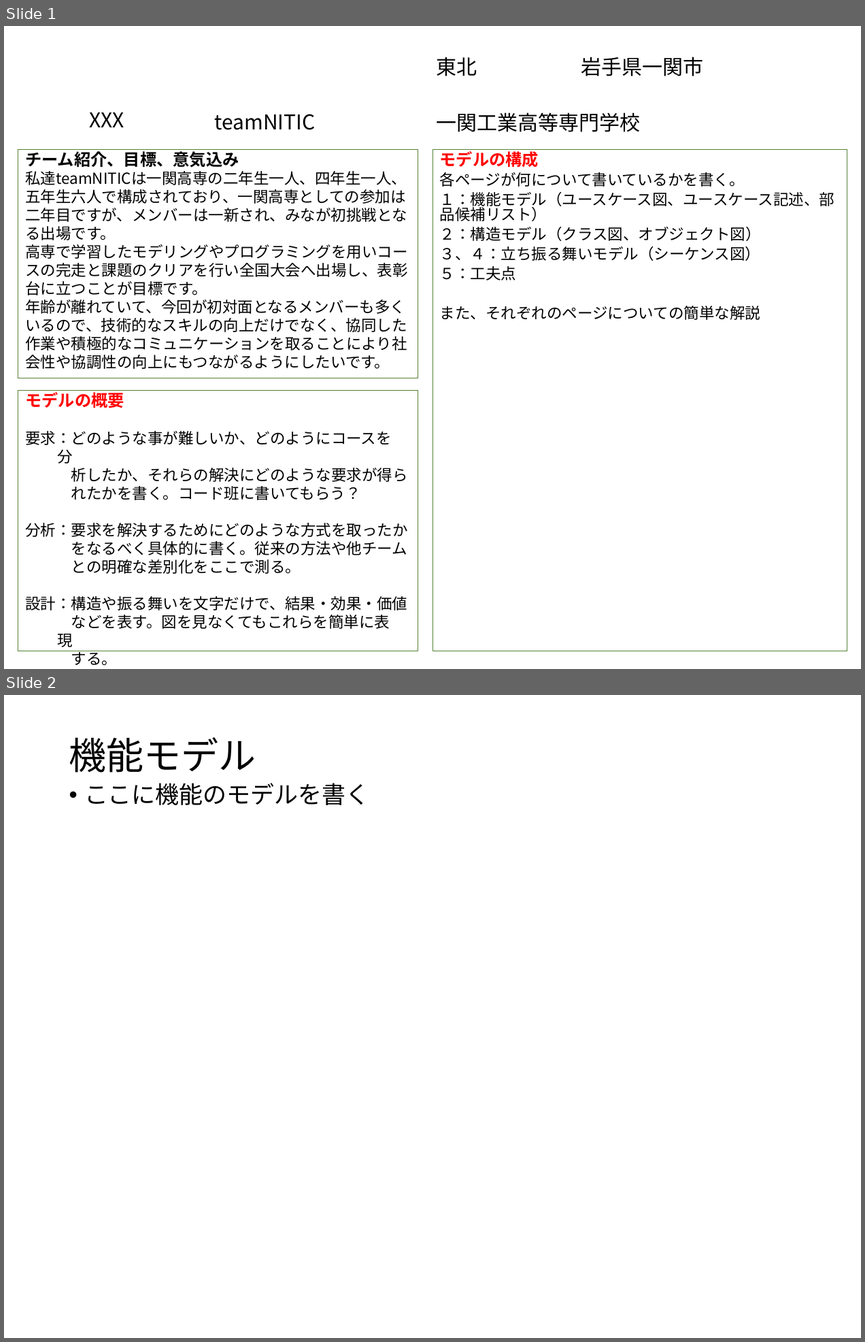
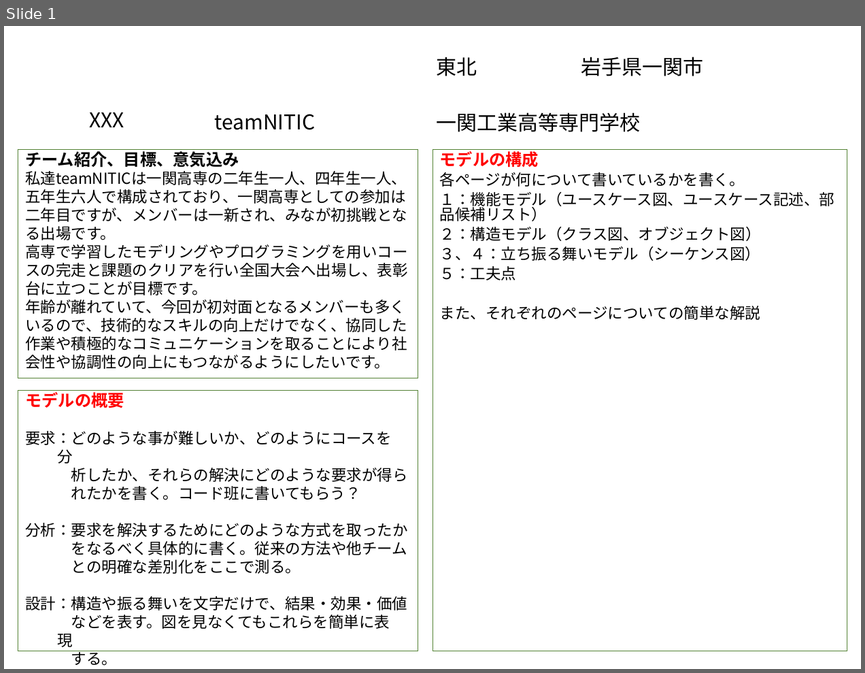
Before and after one commit to akita-lab-2019/model, a slide deck: model_file_template_primary.pptx. Shown one above the other, each under a label of ours: slides 1 and 2 before the commit, slide 1 after it. The pictures are 865x1342 and 865x673 pixels, drawn with LibreOffice and Linux fonts; fonts in the diff are those of the drawing; background and template pictures are left out. Boxes give left, top, right and bottom in pixels: in the first picture for what was removed or moved away, otherwise in the second. Text is boxed around its words. In the diff, an @@ line names an element or a change of style, - is before the commit and + after.

```diff
--- a/model_file_template_primary.pptx
+++ b/model_file_template_primary.pptx
@@ slide 2 removed at (4,695,861,1338), background #FFFFFF @@
@@ title removed at (69,737,256,773) @@
-機能モデル
@@ text removed at (84,783,369,805) @@
-• ここに機能のモデルを書く
```
Also in this commit, not shown: 4 slides added, 3 other slides removed.
